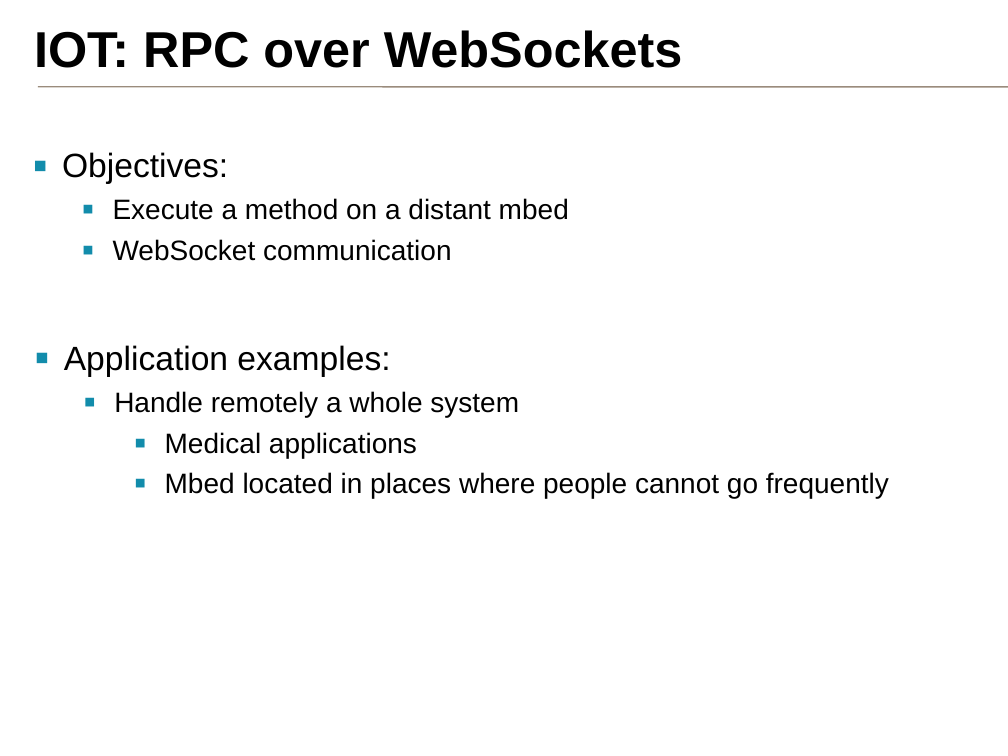
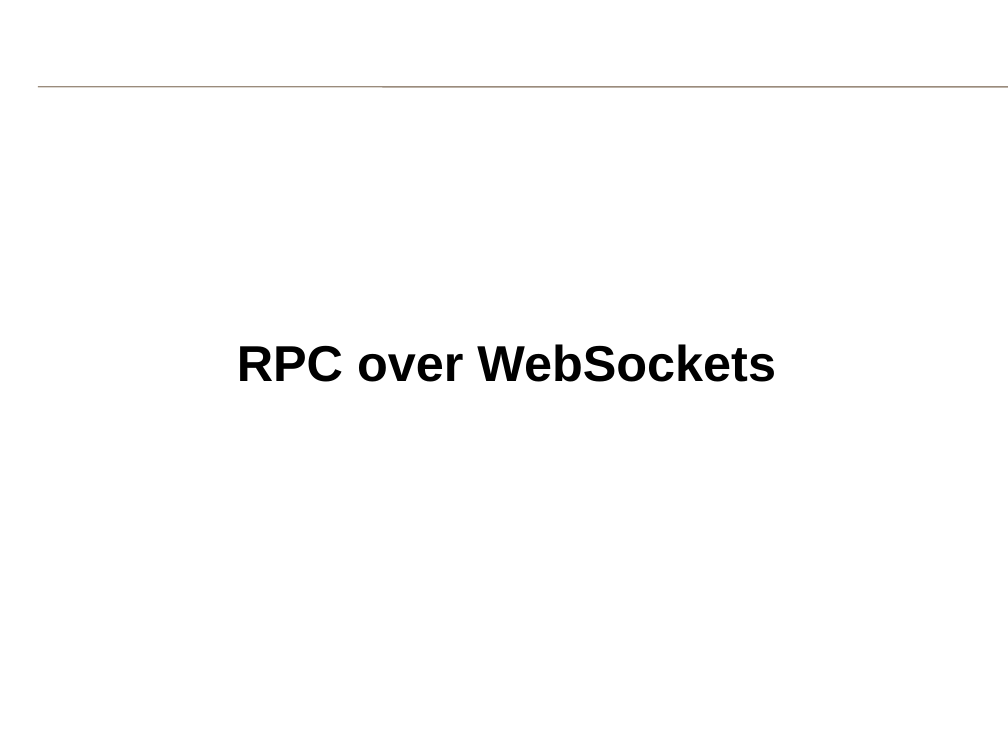
Before and after one commit to samux/ARM-internship-report, a slide deck: slide 14 of presentation_en/pres.pptx. Drawn at 1008x756 pixels with LibreOffice and Linux fonts; fonts in the diff are those of the drawing; background and template pictures are left out. Boxes give left, top, right and bottom in pixels: in the first picture for what was removed or moved away, otherwise in the second. Text is boxed around its words. In the diff, an @@ line names an element or a change of style, - is before the commit and + after.

```diff
--- a/presentation_en/pres.pptx
+++ b/presentation_en/pres.pptx
@@ text removed at bbox=[62, 152, 569, 261] @@
-▪ Objectives:
-  ▪ Execute a method on a distant mbed
-  ▪ WebSocket communication
@@ text removed at bbox=[64, 345, 889, 498] @@
-▪ Application examples:
-  ▪ Handle remotely a whole system
-    ▪ Medical applications
-    ▪ Mbed located in places where people cannot go frequently
@@ title at bbox=[237, 344, 776, 382]: text changed @@
-IOT: RPC over WebSockets
+RPC over WebSockets
```
Also in this commit, not shown: 2 other slides changed, 4 slides added, 1 slide removed, 1 other file.
